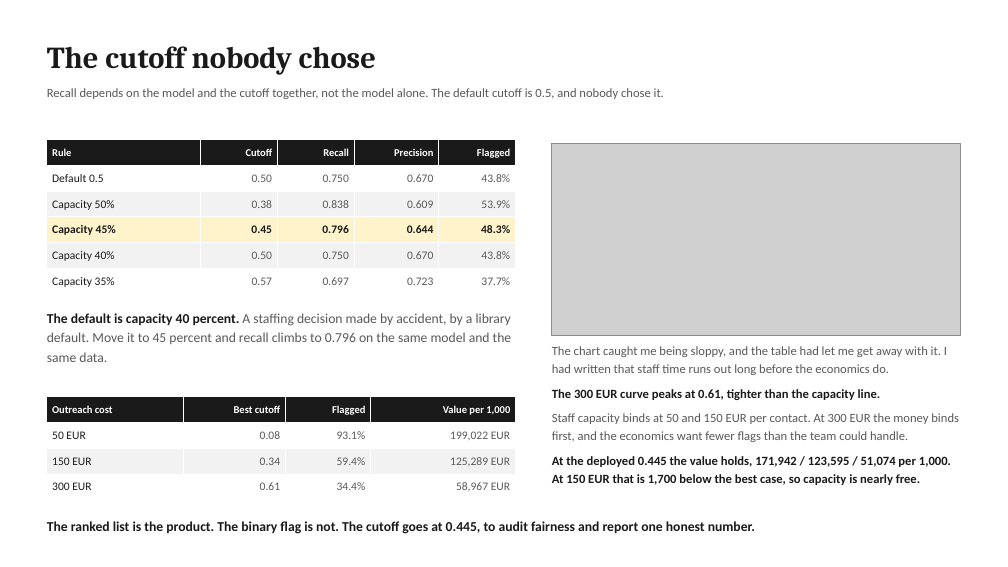
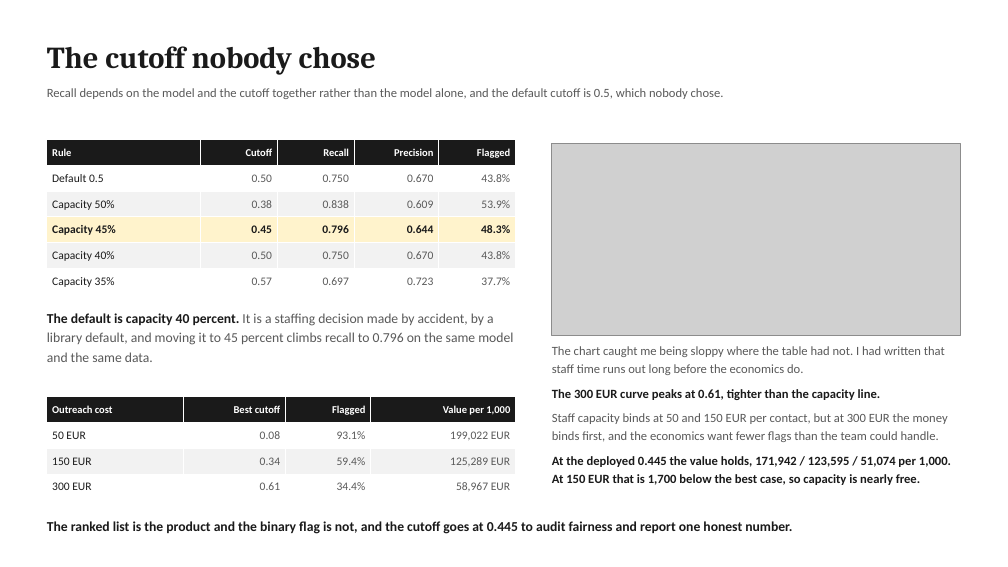
Before and after one commit to jeryldev/pgdaiml-capstone, a slide deck: slide 8 of presentations/technical.pptx. Drawn at 1008x567 pixels with LibreOffice and Linux fonts; fonts in the diff are those of the drawing; grey boxes stand for pictures. Boxes give left, top, right and bottom in pixels: in the first picture for what was removed or moved away, otherwise in the second. Text is boxed around its words. In the diff, an @@ line names an element or a change of style, - is before the commit and + after.

```diff
--- a/presentations/technical.pptx
+++ b/presentations/technical.pptx
@@ text at (x1=47, y1=88, x2=724, y2=99): text changed @@
-Recall depends on the model and the cutoff together, not the model alone. The default cutoff is 0.5, and nobody chose it.
+Recall depends on the model and the cutoff together rather than the model alone, and the default cutoff is 0.5, which nobody chose.
@@ text at (x1=47, y1=313, x2=513, y2=362): text changed @@
-The default is capacity 40 percent. A staffing decision made by accident, by a library default. Move it to 45 percent and recall climbs to 0.796 on the same model and the same data.
+The default is capacity 40 percent. It is a staffing decision made by accident, by a library default, and moving it to 45 percent climbs recall to 0.796 on the same model and the same data.
@@ text at (x1=552, y1=346, x2=945, y2=375): text changed @@
-The chart caught me being sloppy, and the table had let me get away with it. I had written that staff time runs out long before the economics do.
+The chart caught me being sloppy where the table had not. I had written that staff time runs out long before the economics do.
@@ text at (x1=552, y1=413, x2=948, y2=442): text changed @@
-Staff capacity binds at 50 and 150 EUR per contact. At 300 EUR the money binds first, and the economics want fewer flags than the team could handle.
+Staff capacity binds at 50 and 150 EUR per contact, but at 300 EUR the money binds first, and the economics want fewer flags than the team could handle.
@@ text at (x1=47, y1=521, x2=792, y2=534): text changed @@
-The ranked list is the product. The binary flag is not. The cutoff goes at 0.445, to audit fairness and report one honest number.
+The ranked list is the product and the binary flag is not, and the cutoff goes at 0.445 to audit fairness and report one honest number.
```
Also in this commit, not shown: 10 other slides changed, 9 other files.
